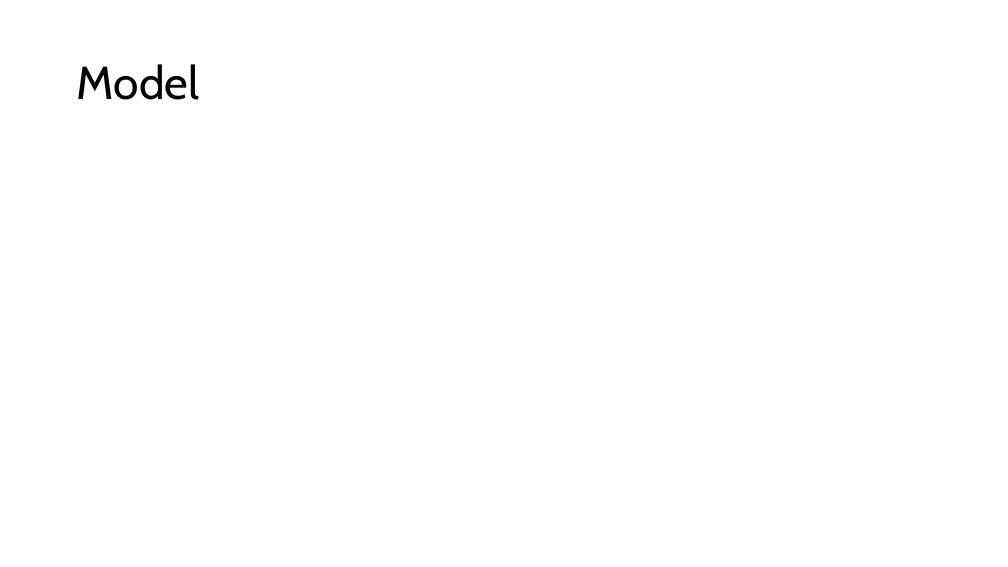
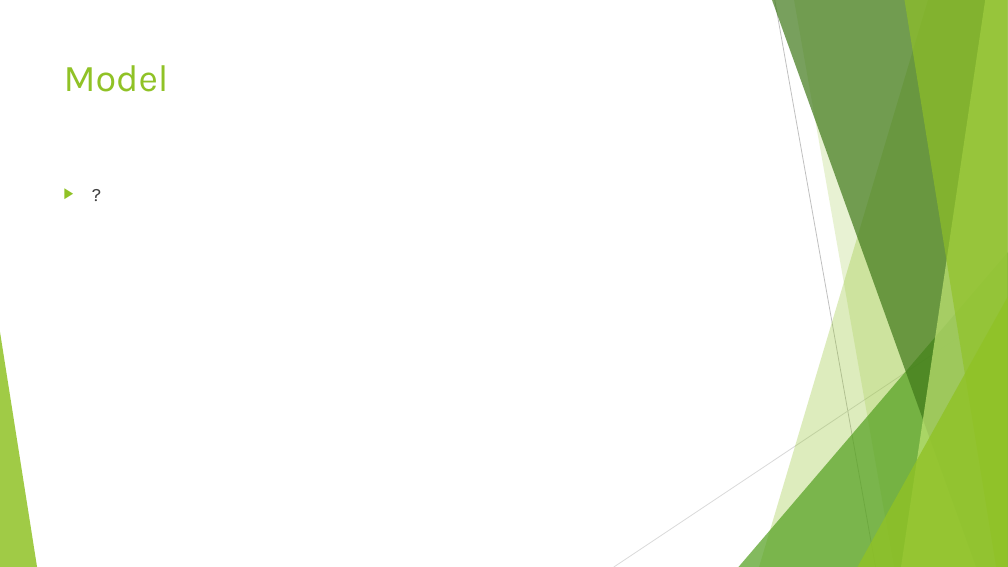
Before and after one commit to mcrusso2/EEP547_Project, a slide deck: slide 2 of Russo_Gaddis_EEP547_project.pptx. Drawn at 1008x567 pixels with LibreOffice and Linux fonts; fonts in the diff are those of the drawing. Boxes give left, top, right and bottom in pixels: in the first picture for what was removed or moved away, otherwise in the second. Text is boxed around its words. In the diff, an @@ line names an element or a change of style, - is before the commit and + after.

```diff
--- a/Russo_Gaddis_EEP547_project.pptx
+++ b/Russo_Gaddis_EEP547_project.pptx
@@ title "Model": place and size @@
-title "Model" at [77, 64, 200, 100]
+title "Model" at [64, 65, 169, 92]
@@ title "Model" at [64, 65, 169, 92]: size 44 to 36 pt, font Cabin to Karla, text colour #000000 to #90C226; line spacing 0.9 to 1; vertical alignment middle to top @@
@@ text added at [56, 178, 767, 499], 18 pt, text #404040 @@
+▶ ?
@@ group added at [0, 0, 1008, 567]: 5 freeform shapes, 3 triangles, 2 lines @@
```
Also in this commit, not shown: 5 other slides changed, 4 slides added, 3 slides removed.
